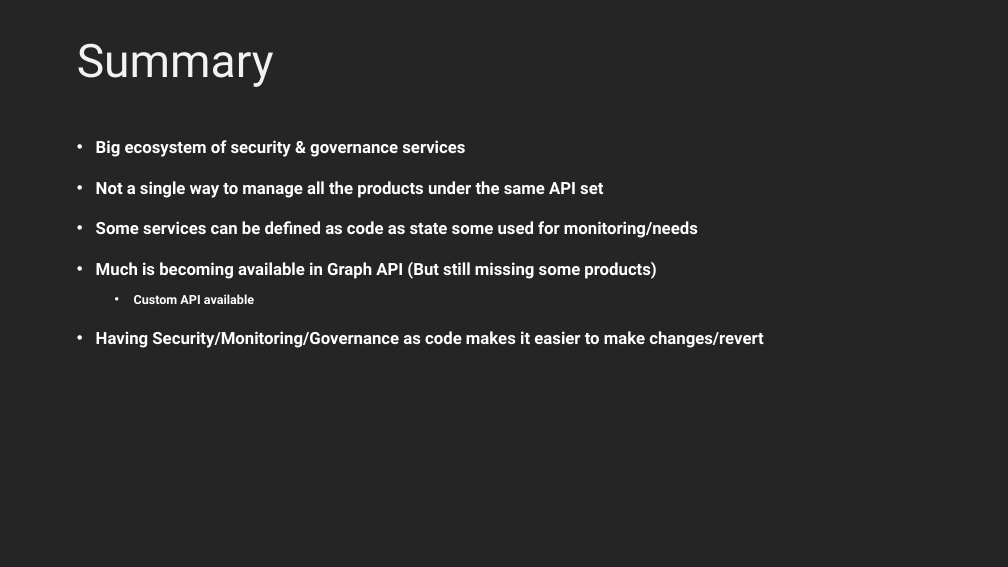
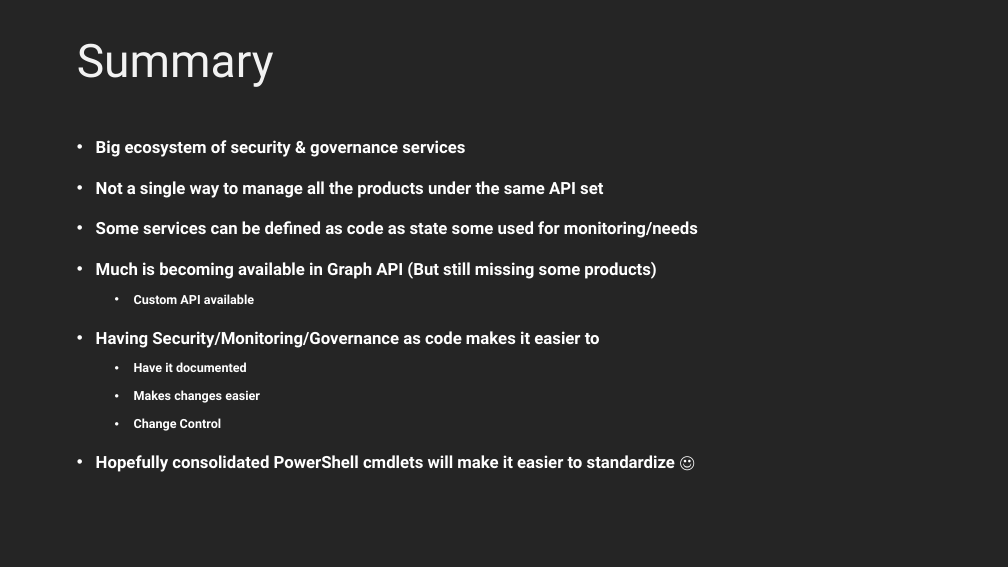
Before and after one commit to msandbu/nvsummit, a slide deck: slide 36 of presentations/NVS_SecurityandGovernanceascode.pptx. Drawn at 1008x567 pixels with LibreOffice and Linux fonts; fonts in the diff are those of the drawing; background and template pictures are left out. Boxes give left, top, right and bottom in pixels: in the first picture for what was removed or moved away, otherwise in the second. Text is boxed around its words. In the diff, an @@ line names an element or a change of style, - is before the commit and + after.

```diff
--- a/presentations/NVS_SecurityandGovernanceascode.pptx
+++ b/presentations/NVS_SecurityandGovernanceascode.pptx
@@ text at (96, 331, 675, 472): text changed @@
-• Having Security/Monitoring/Governance as code makes it easier to make changes/revert
+• Having Security/Monitoring/Governance as code makes it easier to
+  • Have it documented
+  • Makes changes easier
+  • Change Control
+• Hopefully consolidated PowerShell cmdlets will make it easier to standardize ☺
```
Also in this commit, not shown: 3 other slides changed, 4 other files.
